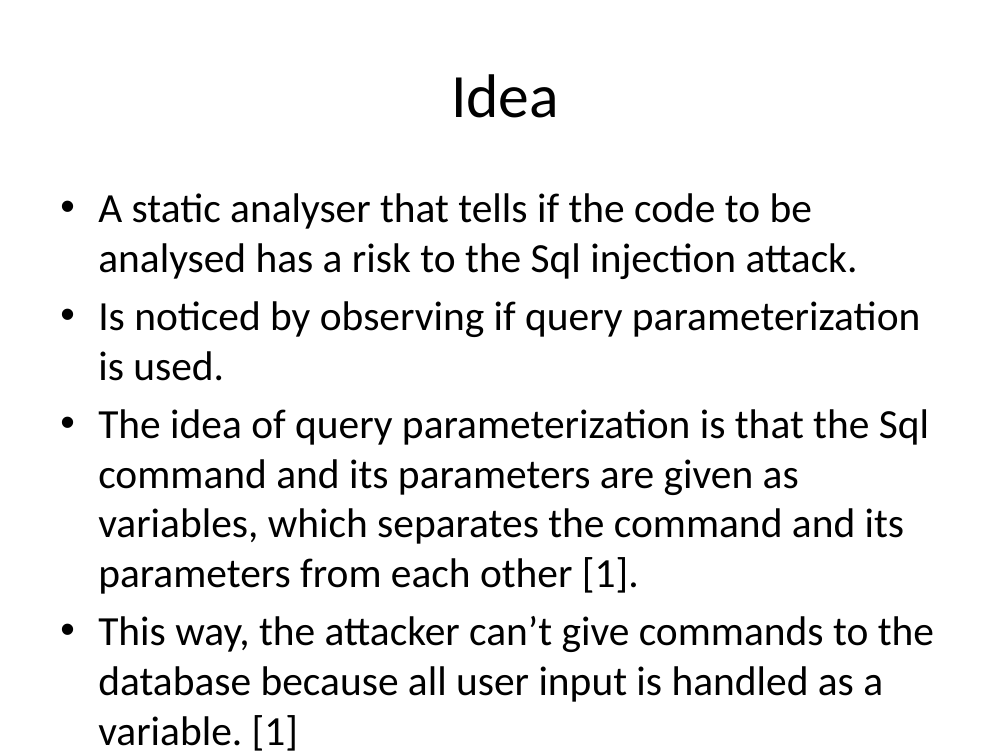
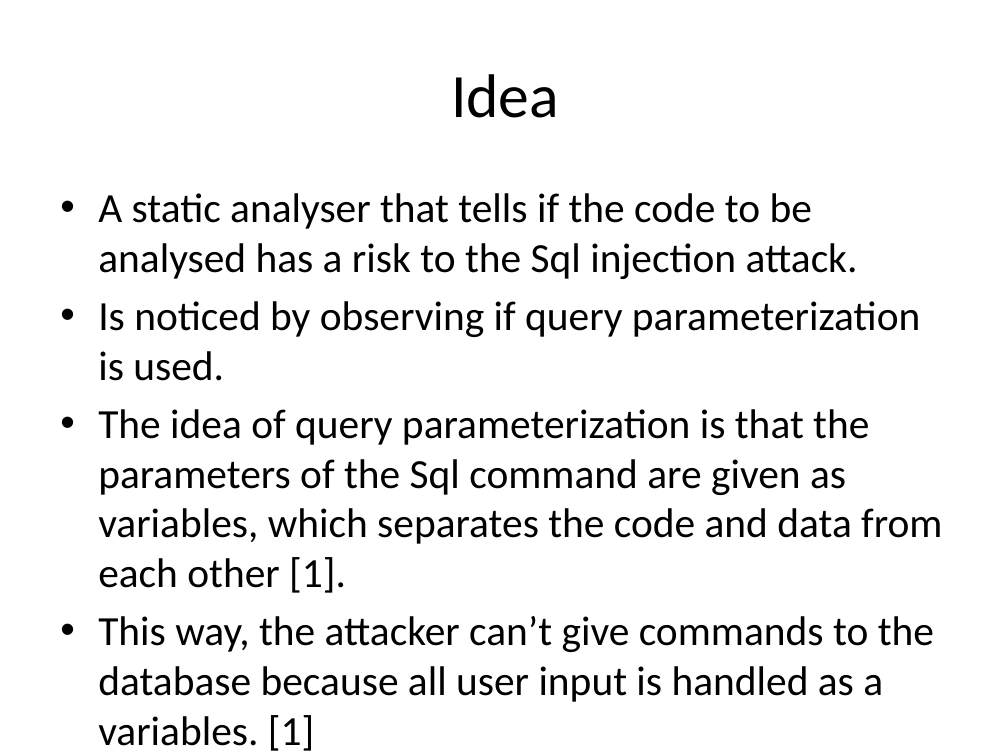
Before and after one commit to PauHip/secure_programming, a slide deck: slide 2 of Exercise work.pptx. Drawn at 1008x756 pixels with LibreOffice and Linux fonts; fonts in the diff are those of the drawing. Boxes give left, top, right and bottom in pixels: in the first picture for what was removed or moved away, otherwise in the second. Text is boxed around its words. In the diff, an @@ line names an element or a change of style, - is before the commit and + after.

Commit message:
Presentation updated

```diff
--- a/Exercise work.pptx
+++ b/Exercise work.pptx
@@ text at (x1=98, y1=409, x2=942, y2=696): text changed @@
-• The idea of query parameterization is that the Sql command and its parameters are given as variables, which separates the command and its parameters from each other [1].
-• This way, the attacker can’t give commands to the database because all user input is handled as a variable. [1]
+• The idea of query parameterization is that the parameters of the Sql command are given as variables, which separates the code and data from each other [1].
+• This way, the attacker can’t give commands to the database because all user input is handled as a variables. [1]
```
